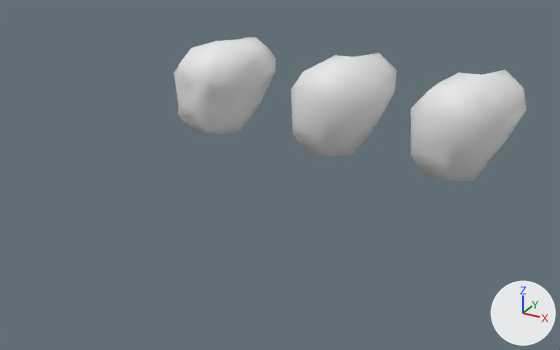
The Blender file Assets/Models/asteroids.blend as it was, and as the next commit left it.
The view is the same before and after, from a camera (50 mm lens) standing at (4.64, -16.21, 6.05) and looking at (-2.25, -3.69, -0.21). Lighting does not change. The marker at lower right points along +X, +Y and +Z.

In view in the first picture: 'rock', 'rock.001', 'rock.003'.
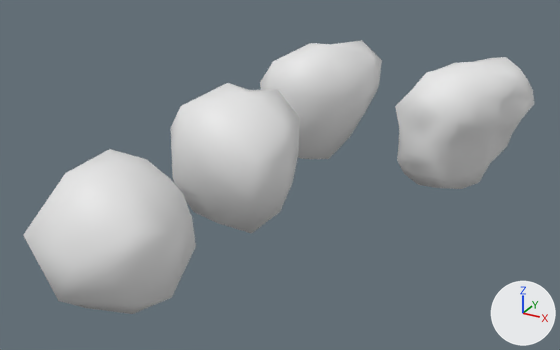
Location of each change, [x1, y1, x2, y2] in pixels of the pictures (560 x 350 px):
'rock2', added
    after: [23, 149, 196, 314]
'rock1', added
    after: [171, 83, 300, 233]
'rock', mesh rescaled, moved, modifiers changed (22% wider, 19% taller)
    before: [411, 70, 526, 181]
    after: [395, 57, 535, 189]
'rock0', added
    after: [260, 40, 382, 159]
'rock.001', deleted
    before: [291, 53, 397, 156]
'rock.003', deleted
    before: [174, 37, 276, 135]

What the commit changed:
me_rock has 24578 vertices, 24576 faces and spans x -1.06..1.3, y -1.16..1.18, z -1.19..1.42.
me_rock is used by ob_rock; location (0.37, 0.0, 0.0).
me_rock part 1: the whole mesh is scaled about the mesh origin by 1.16.
Mesh me_icosphere is new.
It has 29 vertices, 54 faces and spans x -1.3..1.31, y -1.31..1.21, z -1.3..1.27.
Mesh me_rock_001 is new.
It has 38 vertices, 72 faces and spans x -1.21..1.53, y -1.27..1.04, z -1.39..1.51.
Mesh me_rock_006_1 is new.
It has 38 vertices, 72 faces and spans x -1.21..1.48, y -1.31..1.34, z -1.39..1.65.
Object 'rock' (ob_rock) moves from (0.37, 0.0, 0.0) to (0.25, 0.0, 0.0).
Object 'rock' (ob_rock) has a DECIMATE modifier named 'Decimate'.
On modifier 'Decimate' of object 'rock' (ob_rock), ratio goes from 0.0015 to 0.00592.
Object 'rock.003' (ob_rock_003) is deleted.
Object 'rock.001' (ob_rock_001) is deleted.
Object 'rock2' (ob_rock2) is new; it shows me_icosphere.
Its location is (-3.22, -7.54, 0.0).
Object 'rock1' (ob_rock1) is new; it shows me_rock_001.
Its location is (-3.22, -3.81, 0.0).
Object 'rock0' (ob_rock0) is new; it shows me_rock_006_1.
Its location is (-3.22, 0.0, 0.0).
